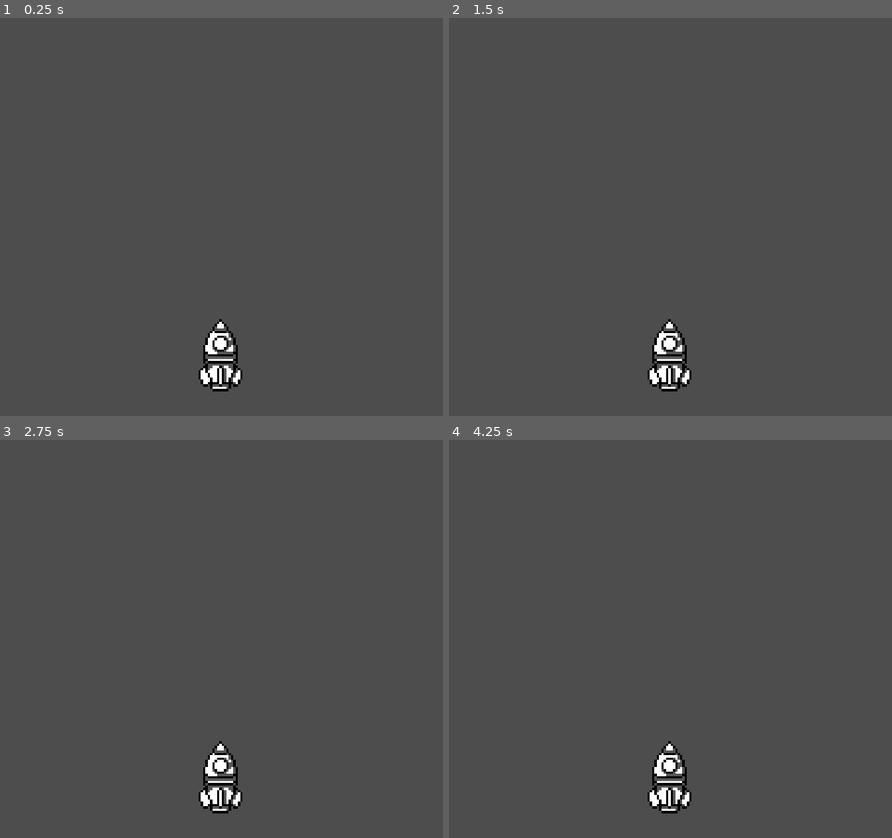
Above: before the commit, frames 1-4 (two rows, left to right).
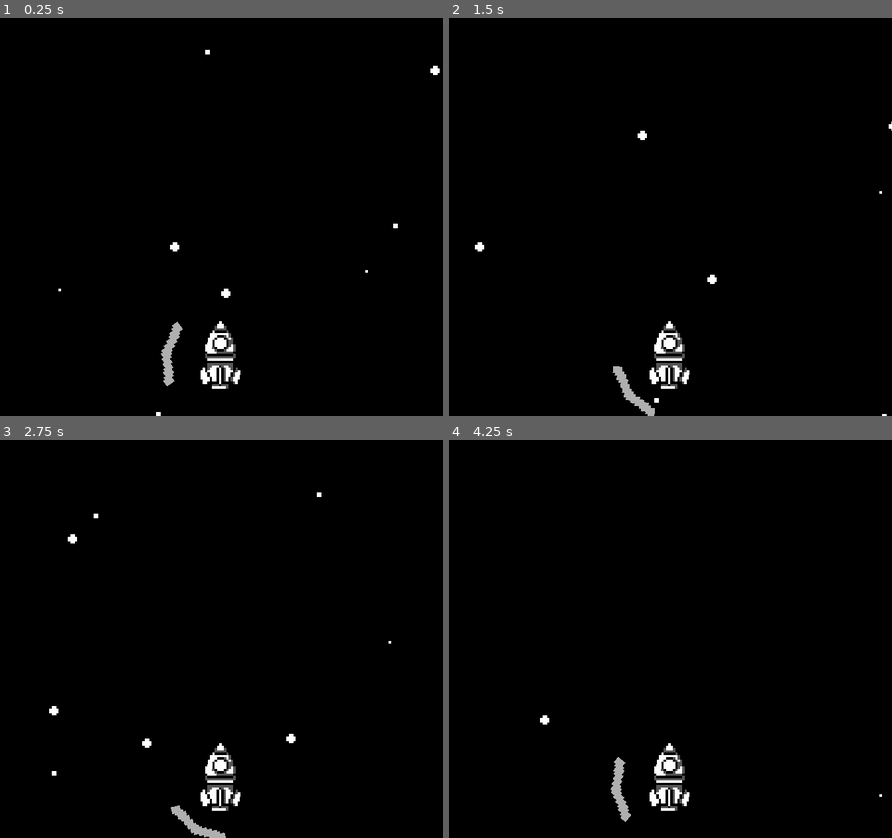
Above: after the commit, the same moments.

Repository: DonB303/1GameJam
Game: Godot game, scene res://Scenes/test.tscn
Two runs of this game, one before a commit and one after it. Both use one fixed random seed, a clock stepped at 60 frames per second and the inputs below. Before the commit the project starts from res://test.tscn.
Inputs (mouse positions are in pixels of both pictures, inside the frame that each line leads up to):
- Up to frame 1 (0.25 s): no input
- Up to frame 2 (1.5 s): move the mouse to (767, 197) at 0.52 s; hold Right (ui_right) 0.53-1.25 s; click (767, 197) at 0.67 s; drag from (581, 236) to (666, 376) at 1.27 s
- Up to frame 3 (2.75 s): move the mouse to (265, 551) at 2.02 s; hold Right (ui_right) from 2.03 s (still down); click (265, 551) at 2.17 s
- Up to frame 4 (4.25 s): release Right (ui_right) at 2.75 s; drag from (648, 718) to (537, 579) at 2.77 s; move the mouse to (803, 698) at 3.52 s; hold Left (ui_left) from 3.53 s (still down); click (803, 698) at 3.67 s

The runs differ from the first frame. In frame 1, 99% of the frame differs, in the area x 0-100%, y 0-100%; in frame 2, 99%; in frame 3, 99%; in frame 4, 99%.

Commit message:
AstroidsFinal

Diff:
--- a/Scenes/astroids/astroid.tscn
+++ b/Scenes/astroids/astroid.tscn
@@ -1,6 +1,6 @@
 [gd_scene load_steps=4 format=3 uid="uid://bsdgmb1bay6yu"]
 
-[ext_resource type="Script" path="res://scripts/Astroids_movement.gd" id="1_qq8yn"]
+[ext_resource type="Script" path="res://scripts/astroids/Astroids_movement.gd" id="1_qq8yn"]
 [ext_resource type="Texture2D" uid="uid://bew8ejtukocfw" path="res://Sprites/Astroids/Astroid001.png" id="2_xrtj0"]
 
 [sub_resource type="CapsuleShape2D" id="CapsuleShape2D_olq33"]
@@ -8,6 +8,7 @@
 height = 28.0
 
 [node name="Astroid" type="Area2D"]
+top_level = true
 script = ExtResource("1_qq8yn")
 
 [node name="Astroid001" type="Sprite2D" parent="."]
--- a/Scenes/astroids/astroid_spawner.tscn
+++ b/Scenes/astroids/astroid_spawnerTOP.tscn
@@ -1,18 +1,19 @@
 [gd_scene load_steps=2 format=3 uid="uid://dxnc7dv74i1o6"]
 
-[ext_resource type="Script" path="res://scripts/astroid_spawner.gd" id="1_3qmtj"]
+[ext_resource type="Script" path="res://scripts/astroids/astroid_spawner.gd" id="1_lw1f1"]
 
-[node name="Astroid spawner" type="Node"]
-script = ExtResource("1_3qmtj")
+[node name="Astroid spawner" type="Node2D"]
+script = ExtResource("1_lw1f1")
 
 [node name="Marker2D" type="Marker2D" parent="."]
-position = Vector2(336, 283)
 
 [node name="spawn_timer" type="Timer" parent="."]
 wait_time = 1.5
+autostart = true
 
 [node name="wave_timer" type="Timer" parent="."]
-wait_time = 10.0
+wait_time = 3.0
+autostart = true
 
 [connection signal="timeout" from="spawn_timer" to="." method="_on_spawn_timer_timeout"]
 [connection signal="timeout" from="wave_timer" to="." method="_on_wave_timer_timeout"]
--- a/Scenes/paddle.tscn
+++ b/Scenes/paddle.tscn
@@ -6,8 +6,12 @@
 resource_name = "PaddleScript"
 script/source = "extends CharacterBody2D
 
+@export var sensitivity: float = 2.0
+
 func _physics_process(delta: float) -> void:
-	look_at(get_global_mouse_position())
+	var mouse_position = get_global_mouse_position()
+	var direction = (mouse_position - global_position).normalized()
+	rotation = lerp_angle(rotation, direction.angle(), sensitivity * delta)
 "
 
 [sub_resource type="CapsuleShape2D" id="CapsuleShape2D_chx23"]
@@ -18,6 +22,7 @@
 script = SubResource("GDScript_kel16")
 
 [node name="Sprite2D" type="Sprite2D" parent="."]
+position = Vector2(-13, -11)
 texture = ExtResource("1_eh8xt")
 
 [node name="CollisionShape2D" type="CollisionShape2D" parent="."]
@@ -25,3 +30,15 @@
 rotation = 0.808862
 scale = Vector2(1.11311, 1.05523)
 shape = SubResource("CapsuleShape2D_chx23")
+
+[node name="CollisionShape2D2" type="CollisionShape2D" parent="."]
+position = Vector2(-23, -8)
+rotation = 0.478214
+scale = Vector2(1.11311, 1.05523)
+shape = SubResource("CapsuleShape2D_chx23")
+
+[node name="CollisionShape2D2" type="CollisionShape2D" parent="CollisionShape2D2"]
+position = Vector2(3.81245, -14.8934)
+rotation = -2.55908
+scale = Vector2(1.11311, 1.05523)
+shape = SubResource("CapsuleShape2D_chx23")
--- a/Scenes/rocket/rocket.tscn
+++ b/Scenes/rocket/rocket.tscn
@@ -1,9 +1,14 @@
-[gd_scene load_steps=3 format=3 uid="uid://e24gtmkelpxs"]
+[gd_scene load_steps=4 format=3 uid="uid://e24gtmkelpxs"]
 
 [ext_resource type="Texture2D" uid="uid://cbro0i3ryiaas" path="res://Sprites/rocket/rocket.png" id="1_w1rb6"]
 
 [sub_resource type="CircleShape2D" id="CircleShape2D_tkt15"]
 radius = 7.0
+
+[sub_resource type="ParticleProcessMaterial" id="ParticleProcessMaterial_a13oe"]
+particle_flag_disable_z = true
+gravity = Vector3(0, 98, 0)
+turbulence_enabled = true
 
 [node name="Rocket" type="CharacterBody2D"]
 
@@ -20,3 +25,7 @@
 [node name="CollisionShape2D" type="CollisionShape2D" parent="Hitbox"]
 position = Vector2(-1, 68)
 shape = SubResource("CircleShape2D_tkt15")
+
+[node name="GPUParticles2D" type="GPUParticles2D" parent="."]
+position = Vector2(-1, 68)
+process_material = SubResource("ParticleProcessMaterial_a13oe")
--- a/Scenes/test.tscn
+++ b/Scenes/test.tscn
@@ -1,15 +1,28 @@
-[gd_scene load_steps=3 format=3 uid="uid://bknmqgndkol82"]
+[gd_scene load_steps=4 format=3 uid="uid://bknmqgndkol82"]
 
 [ext_resource type="PackedScene" path="res://Scenes/rocket.tscn" id="1_mhbdb"]
-[ext_resource type="PackedScene" path="res://Scenes/background.tscn" id="1_u1wt5"]
+[ext_resource type="PackedScene" uid="uid://b7th283qakcw7" path="res://Scenes/bg/background.tscn" id="2_wcml8"]
+[ext_resource type="PackedScene" uid="uid://dxnc7dv74i1o6" path="res://Scenes/astroids/astroid_spawnerTOP.tscn" id="3_pvpv1"]
 
 [node name="Node2D" type="Node2D"]
 
-[node name="Background" parent="." instance=ExtResource("1_u1wt5")]
+[node name="Background2" parent="." instance=ExtResource("2_wcml8")]
+
+[node name="Camera2D" type="Camera2D" parent="."]
+top_level = true
+position = Vector2(330, 527)
+zoom = Vector2(3.5, 3.5)
 
 [node name="Rocket" parent="." instance=ExtResource("1_mhbdb")]
 position = Vector2(330, 527)
 
-[node name="Camera2D" type="Camera2D" parent="."]
-position = Vector2(330, 527)
-zoom = Vector2(3.5, 3.5)
+[node name="Node" type="Node" parent="."]
+
+[node name="Astroid spawner" parent="Node" instance=ExtResource("3_pvpv1")]
+position = Vector2(331, 412)
+
+[node name="Astroid spawner2" parent="Node" instance=ExtResource("3_pvpv1")]
+position = Vector2(235, 441)
+
+[node name="Astroid spawner3" parent="Node" instance=ExtResource("3_pvpv1")]
+position = Vector2(425, 441)
--- a/project.godot
+++ b/project.godot
@@ -11,7 +11,7 @@
 [application]
 
 config/name="Penisssss"
-run/main_scene="res://test.tscn"
+run/main_scene="res://Scenes/test.tscn"
 config/features=PackedStringArray("4.3", "GL Compatibility")
 config/icon="res://icon.svg"
 
--- a/scripts/astroid_spawner.gd
+++ /dev/null
@@ -1,19 +0,0 @@
-extends Node
-
-@onready var spawn_position: Marker2D = $Marker2D
-@onready var spawn_timer: Timer = $spawn_timer
-@onready var wave_timer: Timer = $wave_timer
-
-const ASTEROID = preload("res://Scenes/astroids/astroid.tscn")
-
-func spawn():
-	var new_asteroid = ASTEROID.instantiate()
-	new_asteroid.global_position = spawn_position.global_position
-	get_parent().add_child(new_asteroid)
-
-func _on_spawn_timer_timeout() -> void:
-	spawn()
-
-func _on_wave_timer_timeout() -> void:
-	spawn_timer.wait_time = max(0.1, spawn_timer.wait_time - 0.25)
-	wave_timer.wait_time += 30
--- a/scripts/Astroids_movement.gd
+++ b/scripts/astroids/Astroids_movement.gd
@@ -3,6 +3,10 @@
 @export var speed = 200
 var travelled_distance = 0
 var range = 1000
+
+func _ready() -> void:
+	# Setzt die Rotation des Asteroiden auf einen zufälligen Wert zwischen -40 und 40 Grad
+	rotation = deg_to_rad(randf_range(-40, 40))
 
 func _physics_process(delta: float) -> void:
 	var direction = Vector2.DOWN.rotated(rotation)
--- /dev/null
+++ b/scripts/astroids/astroid_spawner.gd
@@ -0,0 +1,24 @@
+extends Node2D
+@onready var spawn_position: Marker2D = $Marker2D
+@onready var spawn_timer: Timer = $spawn_timer
+@onready var wave_timer: Timer = $wave_timer
+
+
+
+
+func spawn():
+	const ASTROID = preload("res://Scenes/astroids/astroid.tscn")
+	var new_astroid = ASTROID.instantiate()
+	new_astroid.global_position = spawn_position.global_position
+	spawn_position.add_child(new_astroid)
+
+
+
+func _on_spawn_timer_timeout() -> void:
+	spawn()
+	spawn_timer.start()
+
+
+func _on_wave_timer_timeout() -> void:
+	spawn_timer.wait_time -= 0.25
+	wave_timer.wait_time += 30
--- a/test.tscn
+++ b/test.tscn
@@ -1,6 +1,7 @@
-[gd_scene load_steps=2 format=3 uid="uid://bqg1etqgnlmom"]
+[gd_scene load_steps=3 format=3 uid="uid://c276pqwljbf3q"]
 
 [ext_resource type="PackedScene" uid="uid://e24gtmkelpxs" path="res://Scenes/rocket/rocket.tscn" id="1_ubmlh"]
+[ext_resource type="PackedScene" uid="uid://dxnc7dv74i1o6" path="res://Scenes/astroids/astroid_spawnerTOP.tscn" id="2_j53jh"]
 
 [node name="Node2D" type="Node2D"]
 
@@ -8,3 +9,6 @@
 zoom = Vector2(3.5, 3.5)
 
 [node name="Rocket" parent="." instance=ExtResource("1_ubmlh")]
+
+[node name="Astroid spawner" parent="." instance=ExtResource("2_j53jh")]
+position = Vector2(3, -53)
Not shown: 1 places in Scenes/paddle.tscn that only renumber resources
Binary file changed: Sprites/shield/shield.png
Not shown, added: addons/virtual_joystick/plugin.cfg
Not shown, added: addons/virtual_joystick/previews/CoverPreview.svg
Not shown, added: addons/virtual_joystick/previews/CoverPreview.svg.import
Not shown, added: addons/virtual_joystick/previews/Logo.svg
Not shown, added: addons/virtual_joystick/previews/Logo.svg.import
Binary file added: addons/virtual_joystick/previews/ShowcasePreview.png
Not shown, added: addons/virtual_joystick/previews/ShowcasePreview.png.import
Binary file added: addons/virtual_joystick/previews/joystick_icon.png
Not shown, added: addons/virtual_joystick/previews/joystick_icon.png.import
Not shown, added: addons/virtual_joystick/test/player.gd
(and 13 more such lines)
